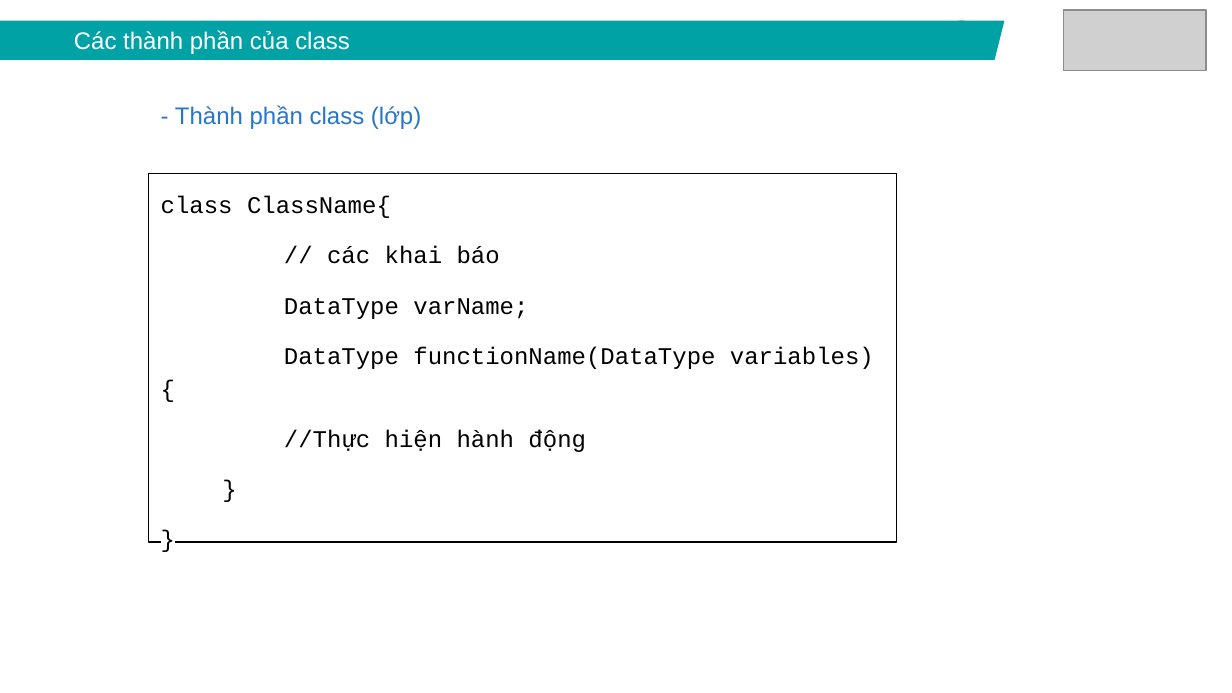
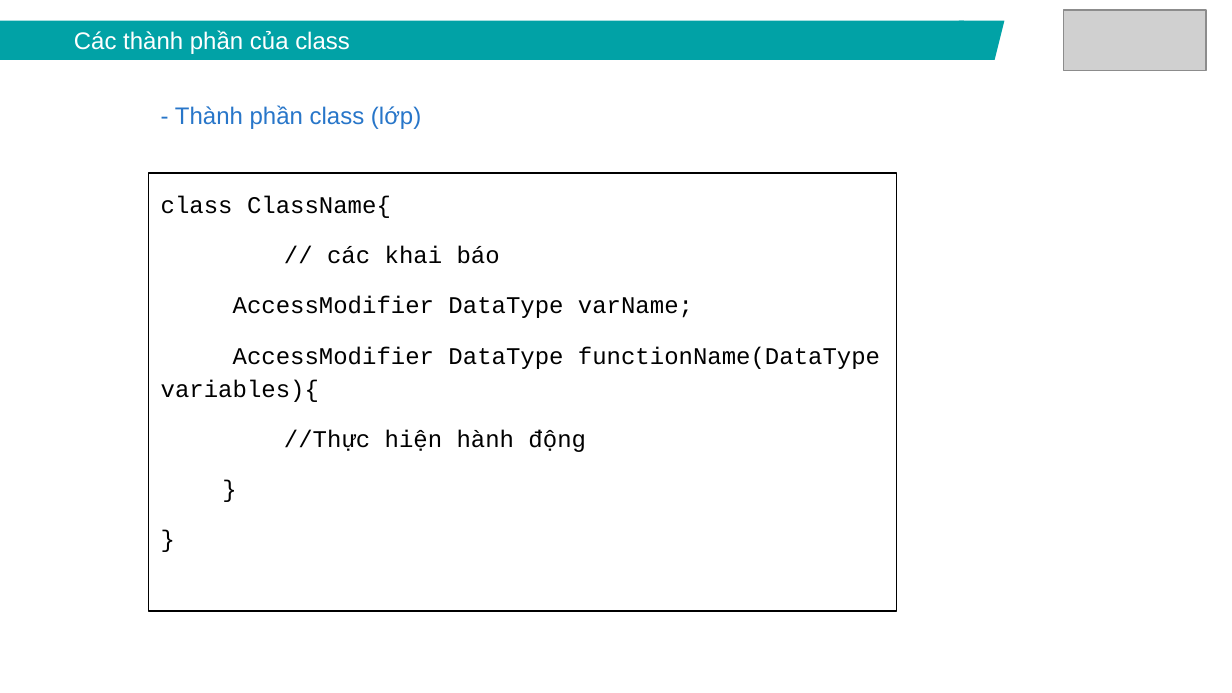
Before and after one commit to lamxung55/javacore, a slide deck: slide 10 of ppt/Java core - Lecture 5 - OOP.pptx. Drawn at 1232x693 pixels with LibreOffice and Linux fonts; fonts in the diff are those of the drawing; grey boxes stand for pictures. Boxes give left, top, right and bottom in pixels: in the first picture for what was removed or moved away, otherwise in the second. Text is boxed around its words. In the diff, an @@ line names an element or a change of style, - is before the commit and + after.

```diff
--- a/ppt/Java core - Lecture 5 - OOP.pptx
+++ b/ppt/Java core - Lecture 5 - OOP.pptx
@@ rectangle "class ClassName{" resized from (x1=148, y1=174, x2=896, y2=542) to (x1=148, y1=174, x2=896, y2=612) @@
@@ text in rectangle at (x1=161, y1=296, x2=880, y2=402): text changed @@
-DataType varName;
-DataType functionName(DataType variables){
+AccessModifier DataType varName;
+AccessModifier DataType functionName(DataType variables){
```
Also in this commit, not shown: 3 other slides changed, 1 other file.
